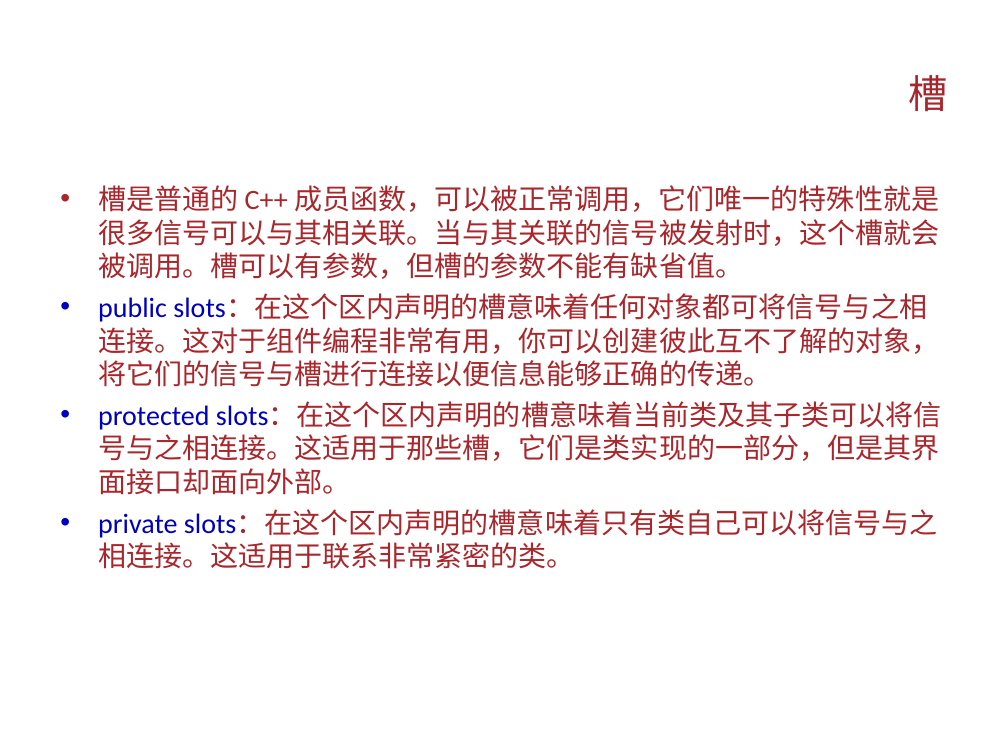
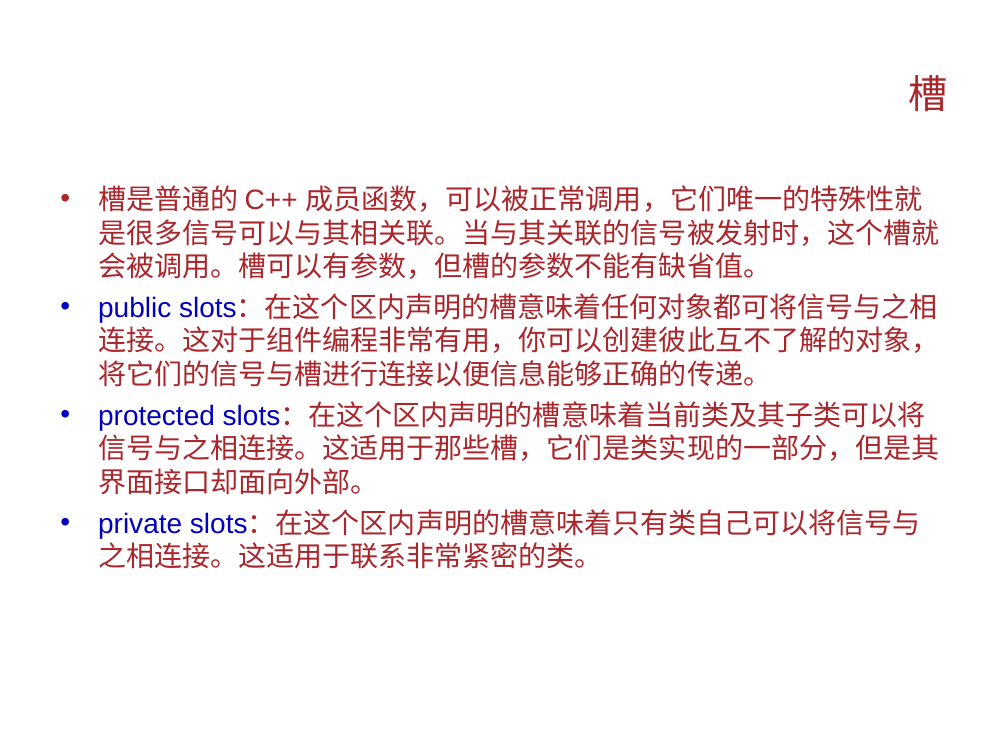
Before and after one commit to Changhe160/Changhe160.github.io, a slide deck: slide 6 of teachingRes/Cplusplus/Qt编程简介.ppt. Drawn at 1008x756 pixels with LibreOffice and Linux fonts; fonts in the diff are those of the drawing; background and template pictures are left out. Boxes give left, top, right and bottom in pixels: in the first picture for what was removed or moved away, otherwise in the second. Text is boxed around its words. In the diff, an @@ line names an element or a change of style, - is before the commit and + after.

```diff
--- a/teachingRes/Cplusplus/Qt编程简介.ppt
+++ b/teachingRes/Cplusplus/Qt编程简介.ppt
@@ text "槽是普通的 C++ 成员函数，可以被正常调用，它们唯一的特殊性就是很多信号可以与其相关联。当与其关联的信号被发射时，这个 ..." at [98, 185, 939, 569]: font Calibri to Arial @@
```
Also in this commit, not shown: 14 other slides changed, 1 slide added, 1 slide removed.
